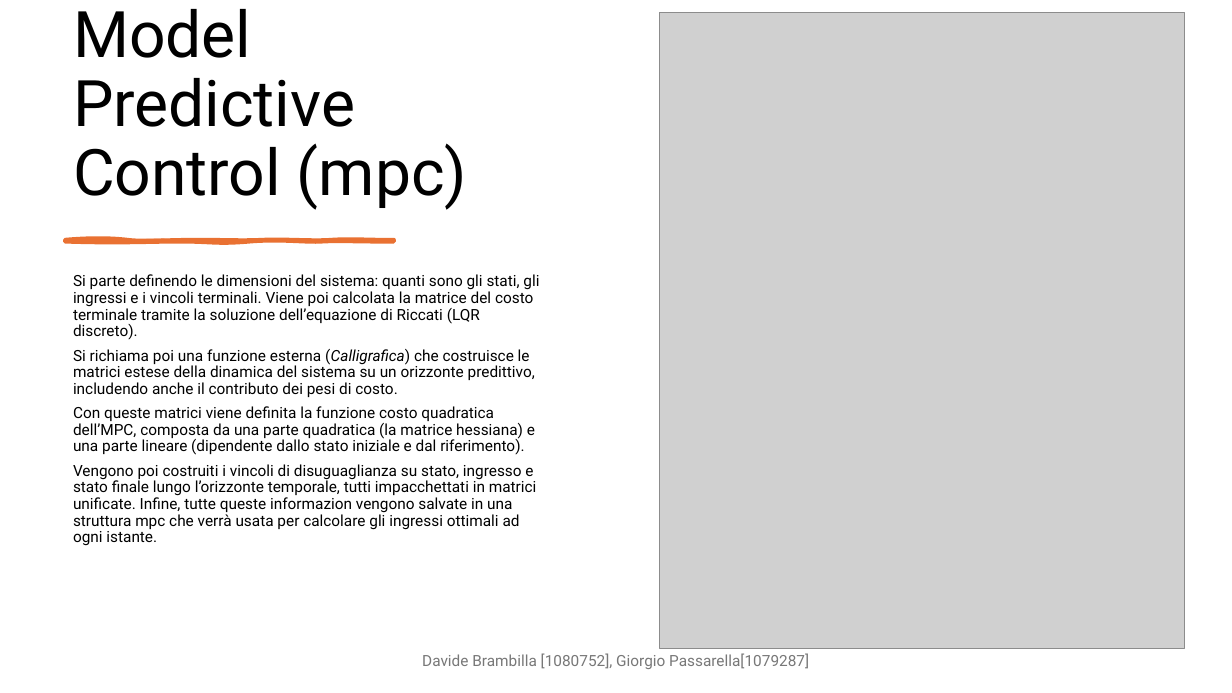
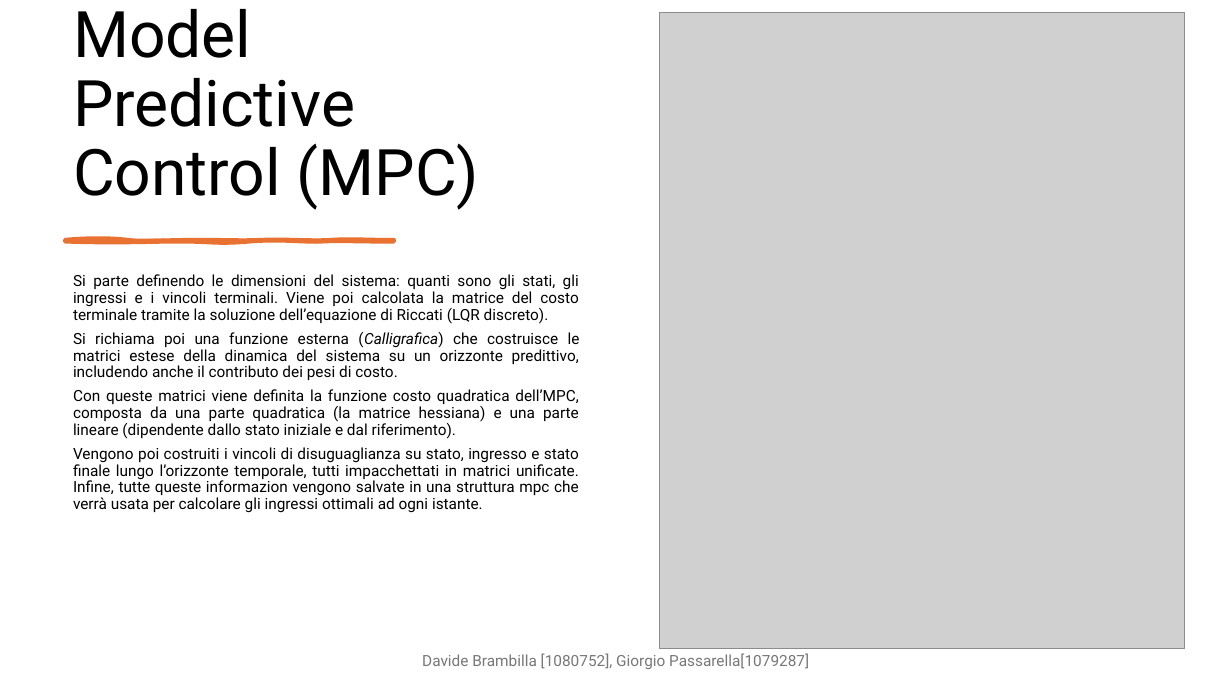
Before and after one commit to DavideBrambilla98/interconnectedTanksMPC, a slide deck: slide 17 of cam.pptx. Drawn at 1232x693 pixels with LibreOffice and Linux fonts; fonts in the diff are those of the drawing; grey boxes stand for pictures. Boxes give left, top, right and bottom in pixels: in the first picture for what was removed or moved away, otherwise in the second. Text is boxed around its words. In the diff, an @@ line names an element or a change of style, - is before the commit and + after.

```diff
--- a/cam.pptx
+++ b/cam.pptx
@@ title at (73,9,479,210): text changed @@
-Model Predictive Control (mpc)
+Model Predictive Control (MPC)
@@ text "Si parte definendo le dimensioni ..." at (73,274,580,513): alignment left to justified @@
```
Also in this commit, not shown: 7 other slides changed, 1 other file.
